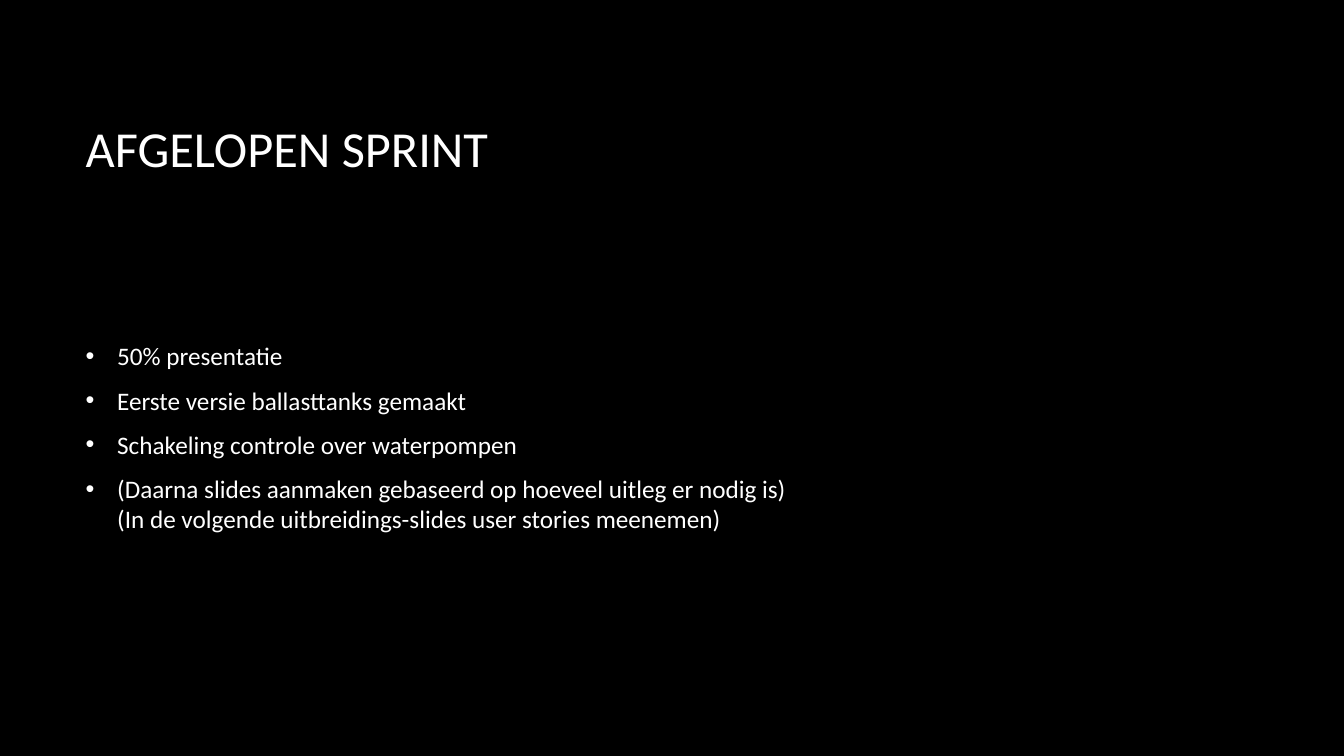
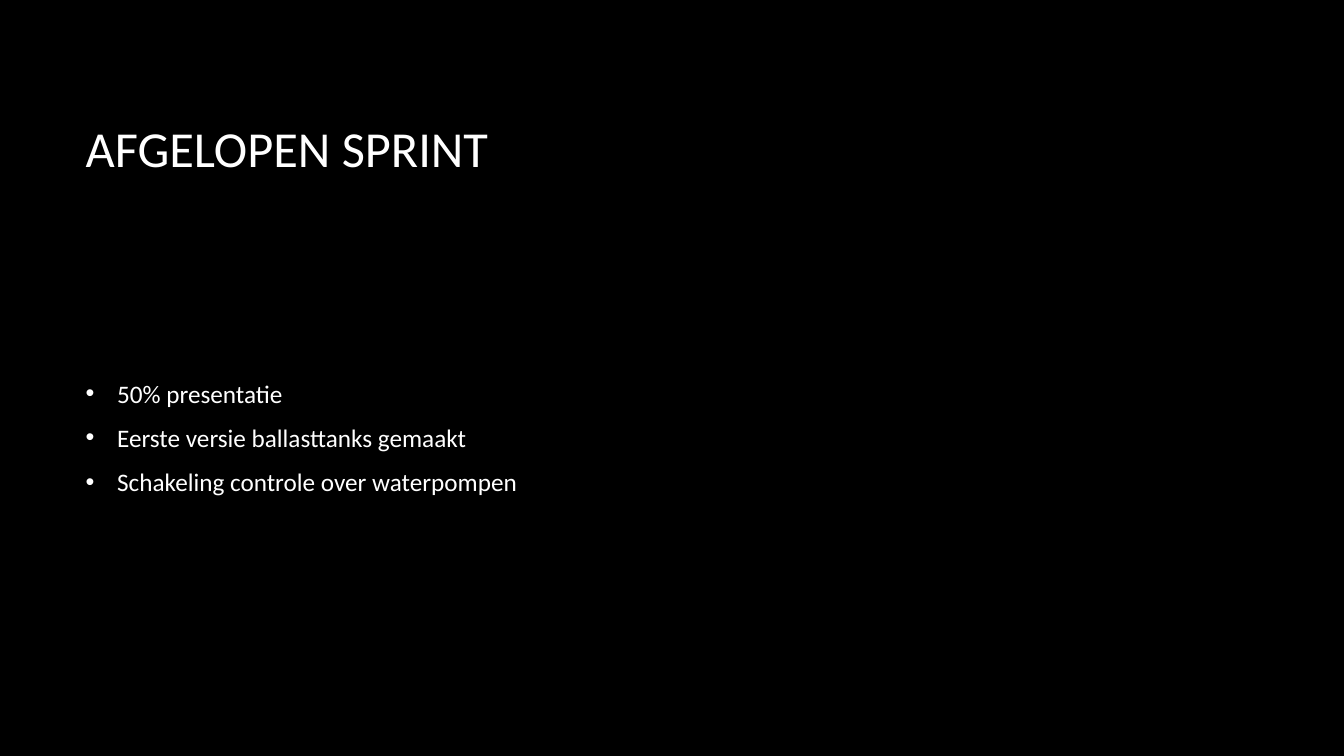
Before and after one commit to Matthijs-Hart/Project-5-6---Floating-Farm, a slide deck: slide 4 of Presentaties/Sprint 4.pptx. Drawn at 1344x756 pixels with LibreOffice and Linux fonts; fonts in the diff are those of the drawing; background and template pictures are left out. Boxes give left, top, right and bottom in pixels: in the first picture for what was removed or moved away, otherwise in the second. Text is boxed around its words. In the diff, an @@ line names an element or a change of style, - is before the commit and + after.

```diff
--- a/Presentaties/Sprint 4.pptx
+++ b/Presentaties/Sprint 4.pptx
@@ text at [117, 479, 785, 533]: paragraph removed @@
-• (Daarna slides aanmaken gebaseerd op hoeveel uitleg er nodig is)
-  (In de volgende uitbreidings-slides user stories meenemen)
```
Also in this commit, not shown: 3 other slides changed, 1 other file.
